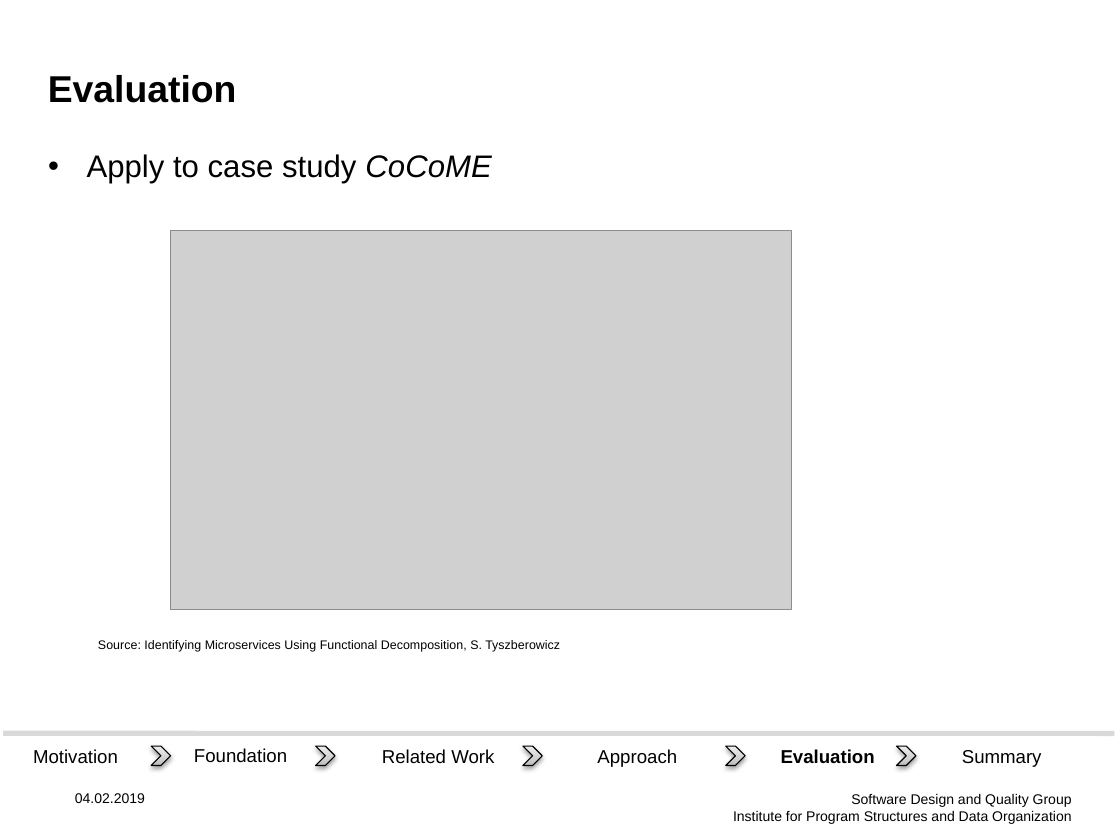
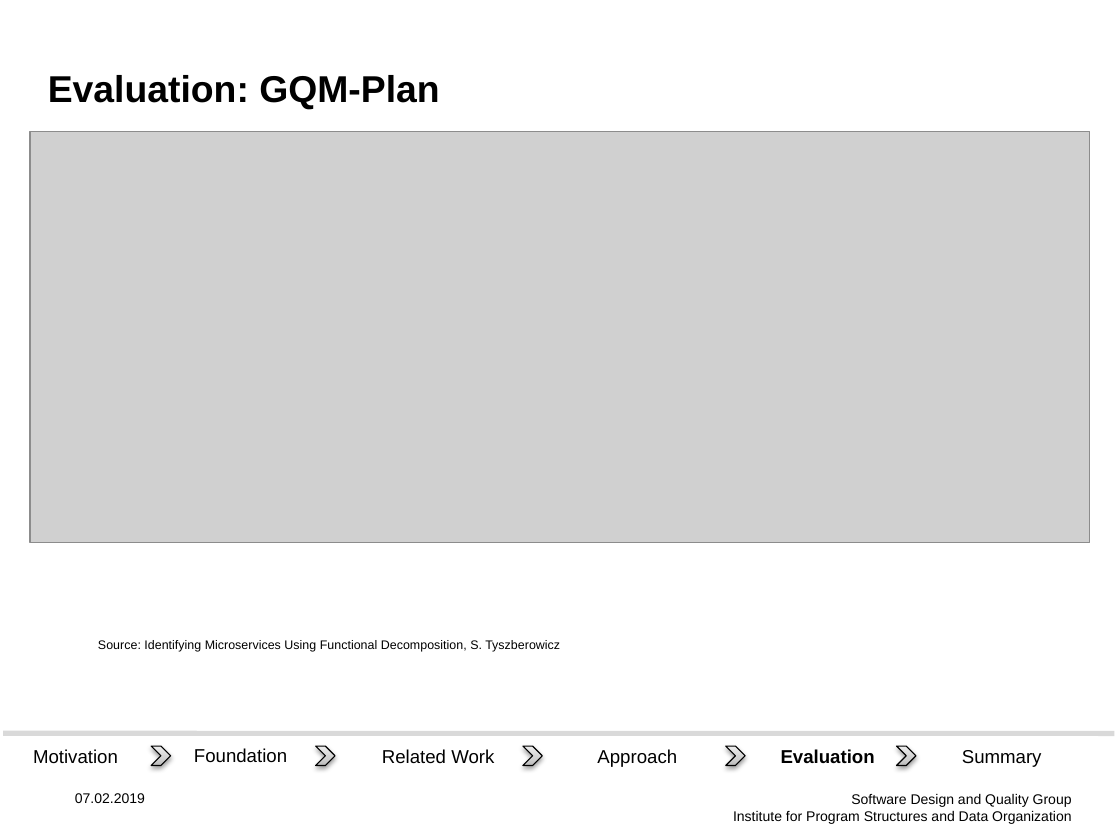
Before and after one commit to Benkler/BA, a slide deck: slide 13 of Proposal Vortrag/Präsi.pptx (slide 12 before the commit). Drawn at 1120x840 pixels with LibreOffice and Linux fonts; fonts in the diff are those of the drawing; grey boxes stand for pictures; background and template pictures are left out. Boxes give left, top, right and bottom in pixels: in the first picture for what was removed or moved away, otherwise in the second. Text is boxed around its words. In the diff, an @@ line names an element or a change of style, - is before the commit and + after.

```diff
--- a/Proposal Vortrag/Präsi.pptx
+++ b/Proposal Vortrag/Präsi.pptx
@@ title at [48,75,439,109]: text changed @@
-Evaluation
+Evaluation: GQM-Plan
@@ picture added at [30,131,1090,543] @@
@@ text removed at [87,154,491,184] @@
-• Apply to case study CoCoME
@@ picture removed at [170,231,791,610] @@
@@ text at [75,793,145,803]: text changed @@
-04.02.2019
+07.02.2019
```
Also in this commit, not shown: 13 other slides changed, 2 slides added, 5 other files.
